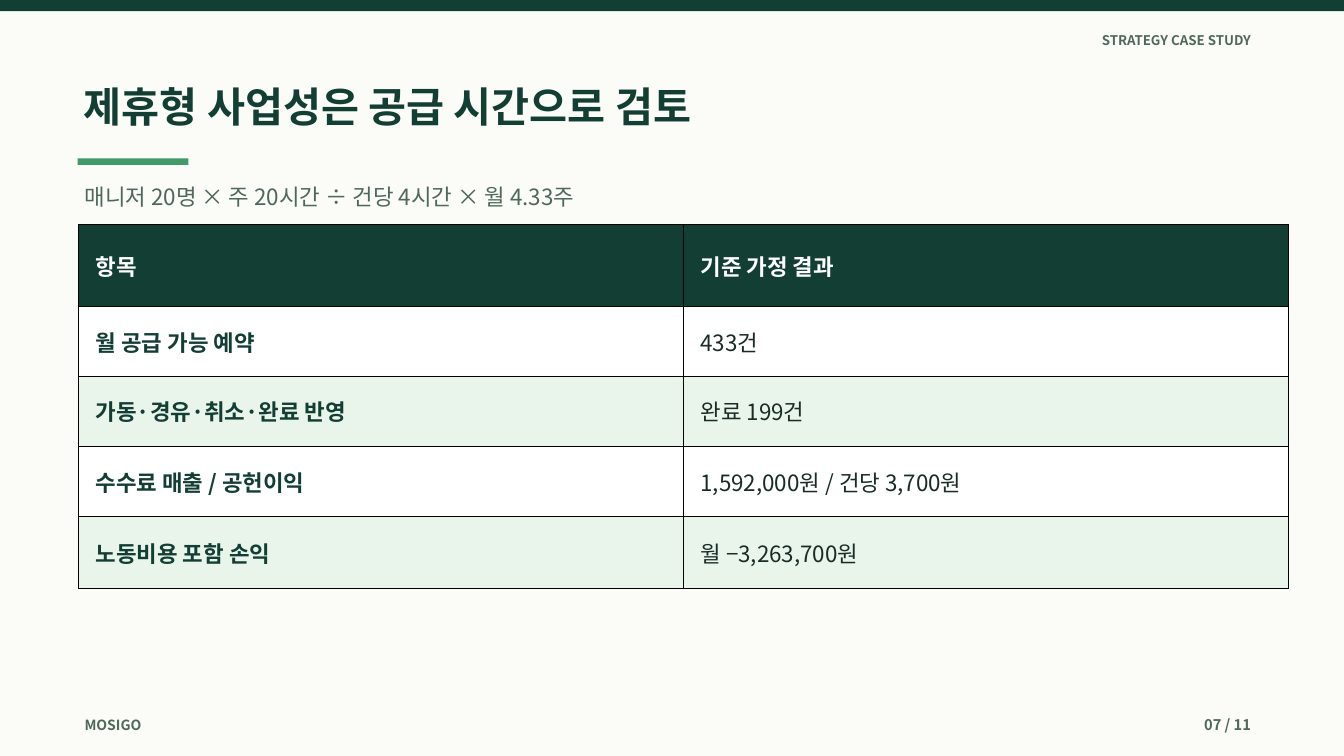
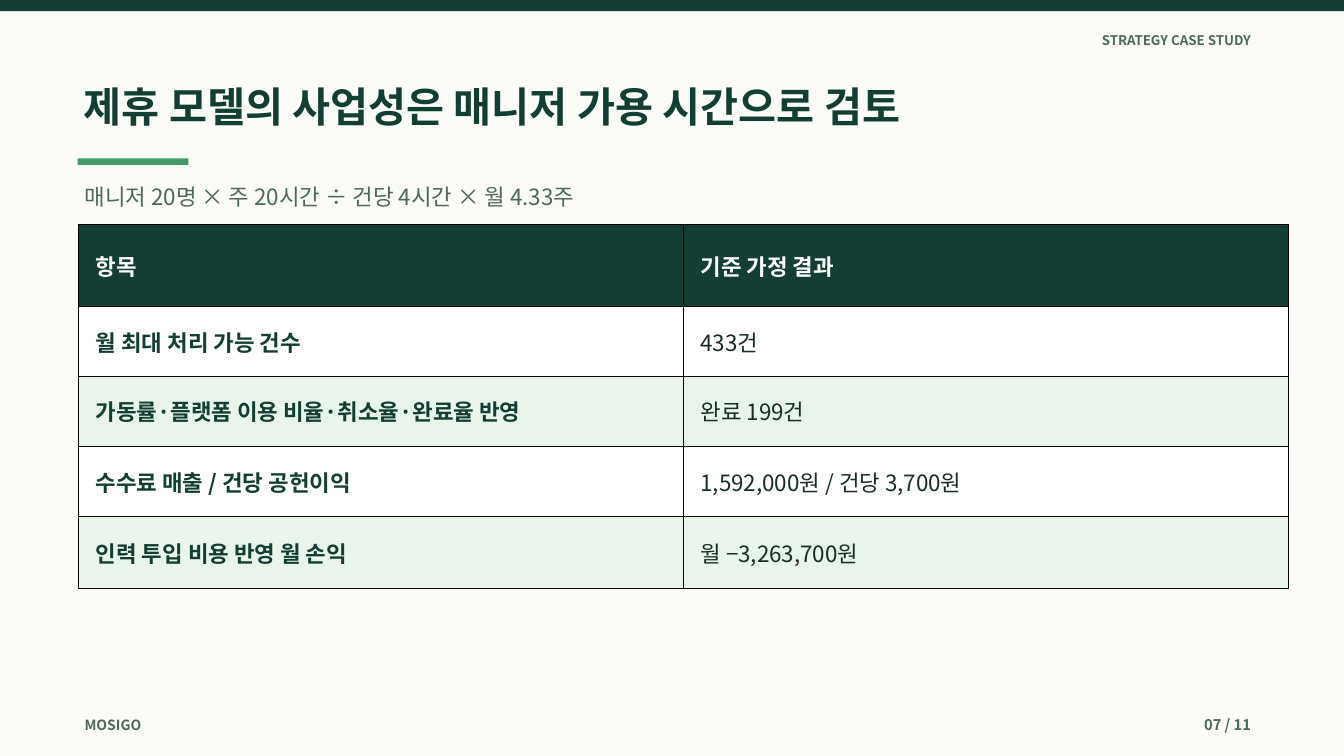
Before and after one commit to dohyunkimmm/mosigo-case-study, a slide deck: slide 7 of downloads/mosigo_report.pptx. Drawn at 1344x756 pixels with LibreOffice and Linux fonts; fonts in the diff are those of the drawing. Boxes give left, top, right and bottom in pixels: in the first picture for what was removed or moved away, otherwise in the second. Text is boxed around its words. In the diff, an @@ line names an element or a change of style, - is before the commit and + after.

```diff
--- a/downloads/mosigo_report.pptx
+++ b/downloads/mosigo_report.pptx
@@ text at (84,87,900,126): text changed @@
-제휴형 사업성은 공급 시간으로 검토
+제휴 모델의 사업성은 매니저 가용 시간으로 검토
@@ table at (79,225,1289,589) @@
-row 2, column 1: 월 공급 가능 예약
+row 2, column 1: 월 최대 처리 가능 건수
-row 3, column 1: 가동·경유·취소·완료 반영
+row 3, column 1: 가동률·플랫폼 이용 비율·취소율·완료율 반영
-row 4, column 1: 수수료 매출 / 공헌이익
+row 4, column 1: 수수료 매출 / 건당 공헌이익
-row 5, column 1: 노동비용 포함 손익
+row 5, column 1: 인력 투입 비용 반영 월 손익
```
Also in this commit, not shown: 7 other slides changed, 17 other files.
